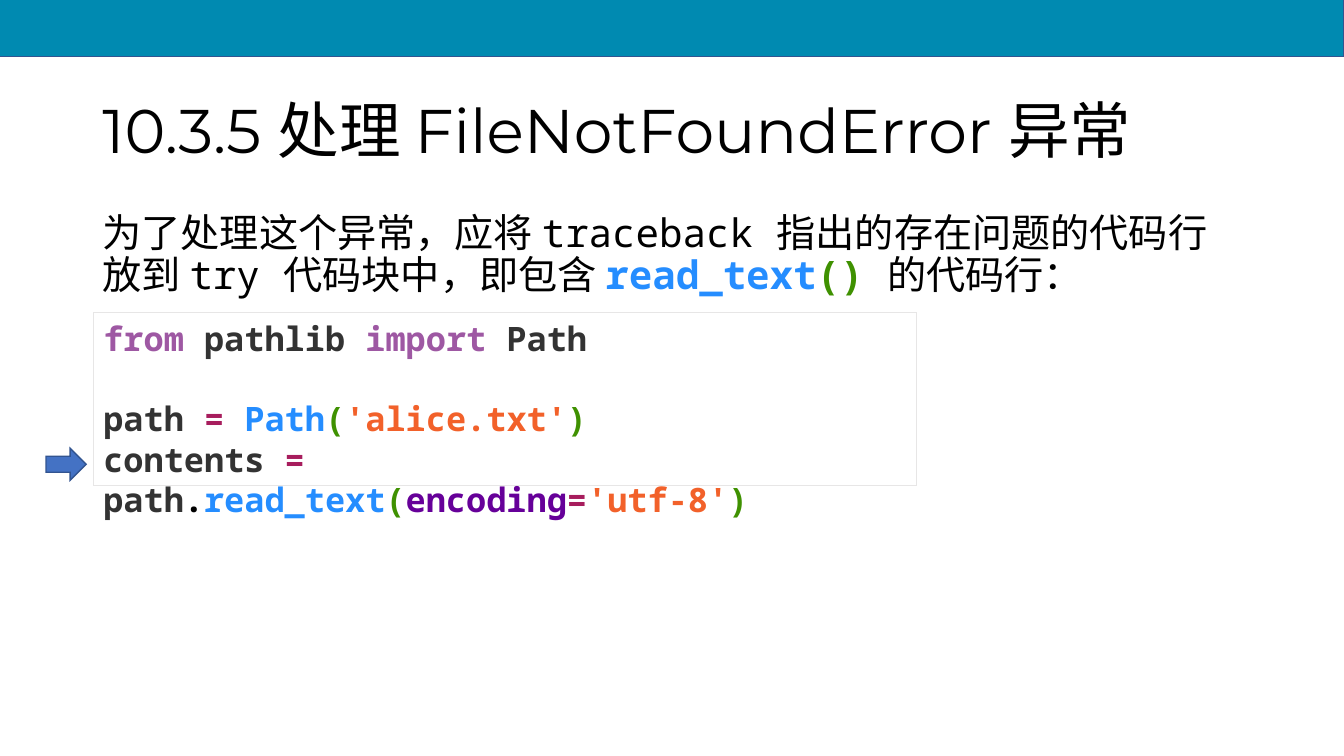
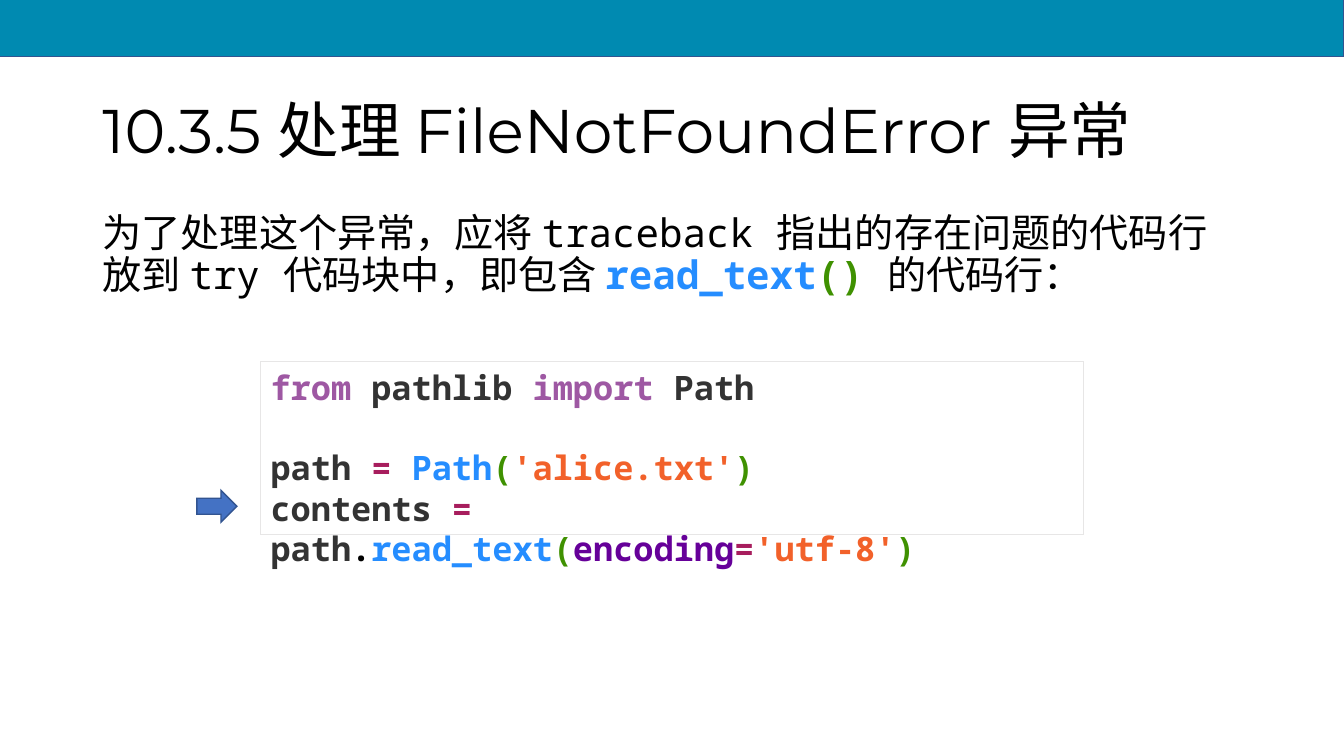
Before and after one commit to scruel/pcc_3e_slides, a slide deck: slide 67 of PPT/python10.pptx. Drawn at 1344x756 pixels with LibreOffice and Linux fonts; fonts in the diff are those of the drawing. Boxes give left, top, right and bottom in pixels: in the first picture for what was removed or moved away, otherwise in the second. Text is boxed around its words. In the diff, an @@ line names an element or a change of style, - is before the commit and + after.

```diff
--- a/PPT/python10.pptx
+++ b/PPT/python10.pptx
@@ rectangle "from pathlib import Path": place and size @@
-rectangle "from pathlib import Path" at <box>94,313,917,486</box>
+rectangle "from pathlib import Path" at <box>261,362,1084,535</box>
@@ right arrow: place and size @@
-right arrow at <box>46,449,87,481</box>
+right arrow at <box>197,490,237,522</box>
```
Also in this commit, not shown: 5 other slides changed, 5 slides added, 5 other files.
